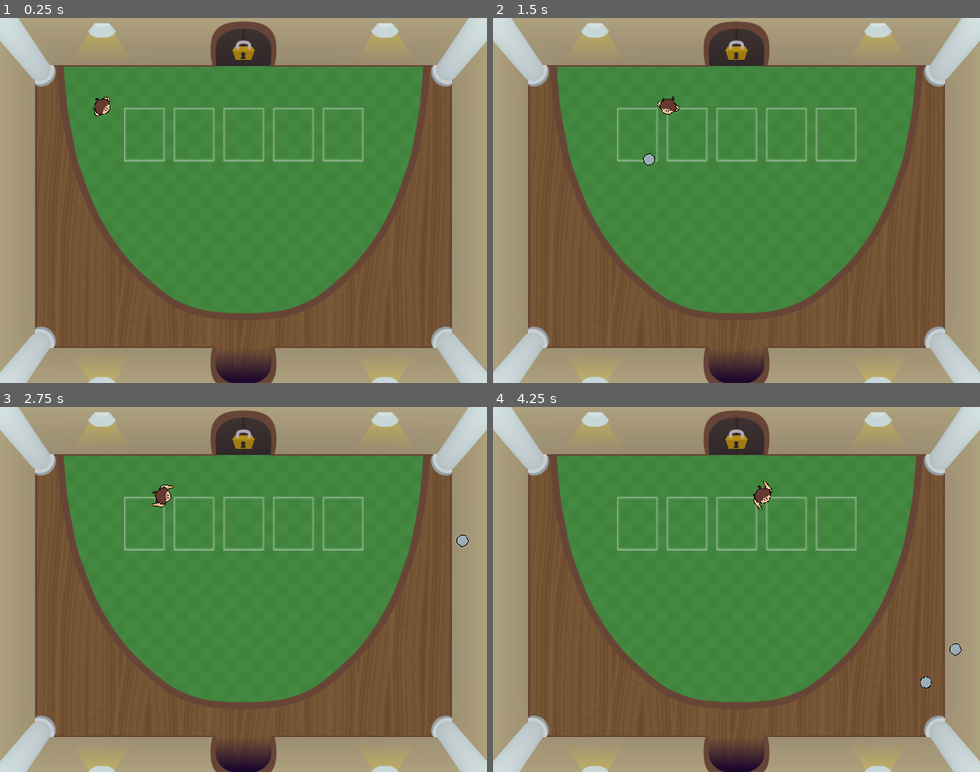
Above: before the commit, frames 1-4 (two rows, left to right).
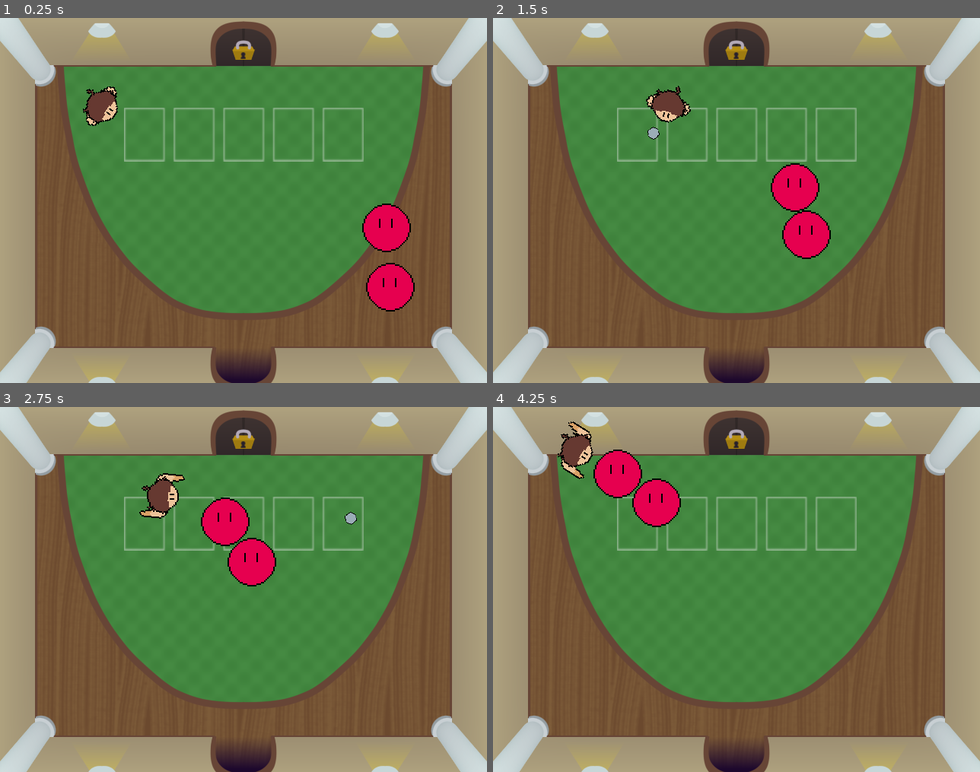
Above: after the commit, the same moments.

Repository: JoshuaKlot/BinghamtonGameJam3
Game: Godot game, scene res://scenes/main.tscn
Same seed, same stepped clock (60 frames per second), same inputs: the game is played once before the commit and once after it.
Inputs (mouse positions are in pixels of both pictures, inside the frame that each line leads up to):
- Up to frame 1 (0.25 s): no input
- Up to frame 2 (1.5 s): tap Enter (ui_accept) at 0.5, 0.77 s; move the mouse to (843, 182) at 0.52 s; hold Right (ui_right) from 0.53 s (still down); tap Space (shoot) at 0.6, 1.35 s; move the mouse to (639, 218) at 1.27 s
- Up to frame 3 (2.75 s): tap Enter (ui_accept) at 1.52 s; move the mouse to (292, 509) at 2.02 s; release Right (ui_right) at 2.03 s; hold Left (ui_left) from 2.03 s (still down); tap Space (shoot) at 2.1 s
- Up to frame 4 (4.25 s): move the mouse to (712, 662) at 2.77 s; release Left (ui_left) at 2.78 s; hold Right (ui_right) from 2.78 s (still down); tap Space (shoot) at 2.85, 3.6 s; tap Enter (ui_accept) at 3.02, 3.77 s; move the mouse to (882, 644) at 3.52 s

The runs differ from the first frame. In frame 1, 2.5% of the frame differs, in the area x 17-86%, y 18-81%; in frame 2, 2.6%; in frame 3, 2.7%; in frame 4, 3.0%, in the area x 13-97%, y 3-78%.

Commit message:
newcodeworks

Diff:
--- a/platformer/Scripts/bullet.gd
+++ b/platformer/Scripts/bullet.gd
@@ -8,6 +8,13 @@
 func _physics_process(delta: float) -> void:
 	velocity = Vector2(1, 0).rotated(rotation) * bulletSpeed
 	move_and_slide()
-	var collision_info = move_and_collide(velocity * delta)
-	if collision_info:
-		queue_free()
+
+
+func _on_area_2d_area_entered(area: Area2D) -> void:
+	#when it hits another area2d (enemy's)
+	#enemy takes damage
+	if area.get_parent().has_method("take_damage"):
+		area.get_parent().take_damage()
+	else:
+		print("g")
+	queue_free()
--- /dev/null
+++ b/platformer/Scripts/enemy.gd
@@ -0,0 +1,22 @@
+extends CharacterBody2D
+
+@onready var player = %Player
+var SPEED = 100
+
+var HEALTH = 5
+
+func _physics_process(delta: float) -> void:
+	var direction = global_position.direction_to(player.global_position)
+	velocity = direction * SPEED
+	move_and_slide()
+
+
+
+func _process(delta: float) -> void:
+	if HEALTH == 0:
+		queue_free()
+
+
+func take_damage():
+	print(player.damage)
+	HEALTH = HEALTH - player.damage
--- a/platformer/Scripts/player.gd
+++ b/platformer/Scripts/player.gd
@@ -1,5 +1,6 @@
 extends CharacterBody2D
 
+var damage = 1
 const SPEED = 100.0
 const JUMP_VELOCITY = -400.0
 const bullet_speed = 300.0
--- a/platformer/project.godot
+++ b/platformer/project.godot
@@ -23,6 +23,7 @@
 
 window/size/viewport_width=640
 window/size/viewport_height=480
+window/stretch/mode="viewport"
 
 [input]
 
@@ -33,6 +34,13 @@
 ]
 }
 
+[layer_names]
+
+2d_physics/layer_1="player"
+2d_physics/layer_2="bullet"
+2d_physics/layer_3="enemy"
+2d_physics/layer_4="wall"
+
 [rendering]
 
 textures/canvas_textures/default_texture_filter=0
--- a/platformer/scenes/bullet.tscn
+++ b/platformer/scenes/bullet.tscn
@@ -7,7 +7,8 @@
 size = Vector2(16, 16)
 
 [node name="CharacterBody2D" type="CharacterBody2D"]
-collision_layer = 0
+collision_layer = 2
+collision_mask = 12
 script = ExtResource("2_wbu2n")
 
 [node name="Sprite2D" type="Sprite2D" parent="."]
@@ -20,3 +21,10 @@
 wait_time = 3.0
 one_shot = true
 autostart = true
+
+[node name="Area2D" type="Area2D" parent="."]
+
+[node name="CollisionShape2D" type="CollisionShape2D" parent="Area2D"]
+shape = SubResource("RectangleShape2D_c8miv")
+
+[connection signal="area_entered" from="Area2D" to="." method="_on_area_2d_area_entered"]
--- /dev/null
+++ b/platformer/scenes/enemy.tscn
@@ -0,0 +1,27 @@
+[gd_scene load_steps=4 format=3 uid="uid://s7smo057chtv"]
+
+[ext_resource type="Texture2D" uid="uid://c206ikh2wx6m7" path="res://sprites/player.png" id="1_nbn5i"]
+[ext_resource type="Script" path="res://Scripts/enemy.gd" id="1_pkgk4"]
+
+[sub_resource type="CircleShape2D" id="CircleShape2D_jsodh"]
+radius = 15.5322
+
+[node name="enemy" type="CharacterBody2D"]
+collision_layer = 4
+collision_mask = 15
+script = ExtResource("1_pkgk4")
+
+[node name="Sprite2D" type="Sprite2D" parent="."]
+modulate = Color(0.900604, 0, 0.307639, 1)
+texture = ExtResource("1_nbn5i")
+
+[node name="CollisionShape2D" type="CollisionShape2D" parent="."]
+position = Vector2(0.5, 0)
+shape = SubResource("CircleShape2D_jsodh")
+
+[node name="Area2D" type="Area2D" parent="."]
+
+[node name="CollisionShape2D" type="CollisionShape2D" parent="Area2D"]
+visible = false
+position = Vector2(0.5, 0)
+shape = SubResource("CircleShape2D_jsodh")
--- a/platformer/scenes/main.tscn
+++ b/platformer/scenes/main.tscn
@@ -1,12 +1,14 @@
-[gd_scene load_steps=4 format=3 uid="uid://dybkast5eobiq"]
+[gd_scene load_steps=5 format=3 uid="uid://dybkast5eobiq"]
 
 [ext_resource type="PackedScene" uid="uid://dyfxlgagnxf2k" path="res://scenes/player.tscn" id="1_0hff1"]
 [ext_resource type="PackedScene" uid="uid://dmypeyjjb8hn1" path="res://scenes/tile_map.tscn" id="2_2o4me"]
 [ext_resource type="Texture2D" uid="uid://duo4hrdp7px3s" path="res://gamejamdoorlocked.webp" id="3_3c0yr"]
+[ext_resource type="PackedScene" uid="uid://s7smo057chtv" path="res://scenes/enemy.tscn" id="4_86tbr"]
 
 [node name="Main" type="Node"]
 
 [node name="TileMapLayer" parent="." instance=ExtResource("2_2o4me")]
+visible = false
 
 [node name="TextureRect" type="TextureRect" parent="."]
 offset_left = -137.0
@@ -16,7 +18,8 @@
 texture = ExtResource("3_3c0yr")
 stretch_mode = 4
 
-[node name="CharacterBody2D" parent="." instance=ExtResource("1_0hff1")]
+[node name="Player" parent="." instance=ExtResource("1_0hff1")]
+unique_name_in_owner = true
 position = Vector2(-2, -131)
 collision_layer = 0
 
@@ -26,3 +29,11 @@
 [node name="Camera2D" type="Camera2D" parent="Node2D"]
 position = Vector2(160, -8)
 scale = Vector2(0.5, 0.5)
+
+[node name="enemy" parent="." instance=ExtResource("4_86tbr")]
+position = Vector2(397, 119)
+scale = Vector2(2, 2)
+
+[node name="enemy2" parent="." instance=ExtResource("4_86tbr")]
+position = Vector2(394, 38)
+scale = Vector2(2, 2)
--- a/platformer/scenes/player.tscn
+++ b/platformer/scenes/player.tscn
@@ -37,6 +37,8 @@
 }]
 
 [node name="CharacterBody2D" type="CharacterBody2D"]
+scale = Vector2(2, 2)
+collision_mask = 12
 script = ExtResource("1_1m1jh")
 
 [node name="CollisionShape2D" type="CollisionShape2D" parent="."]
Not shown, added: platformer/sprites/die1.png.import
Not shown, added: platformer/sprites/die2.png.import
Not shown, added: platformer/sprites/die3.png.import
Not shown, added: platformer/sprites/slotoverhead1.png.import
Not shown, added: platformer/sprites/slotoverhead2.png.import
Not shown, added: platformer/sprites/slotoverhead3.png.import
